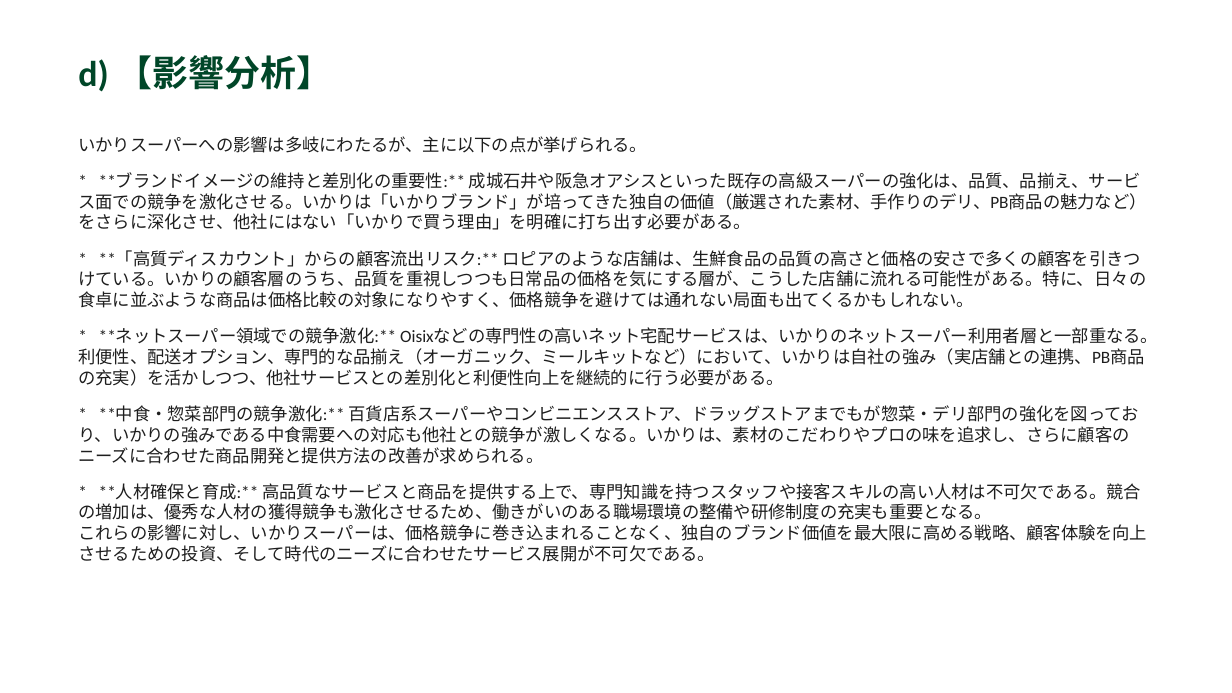
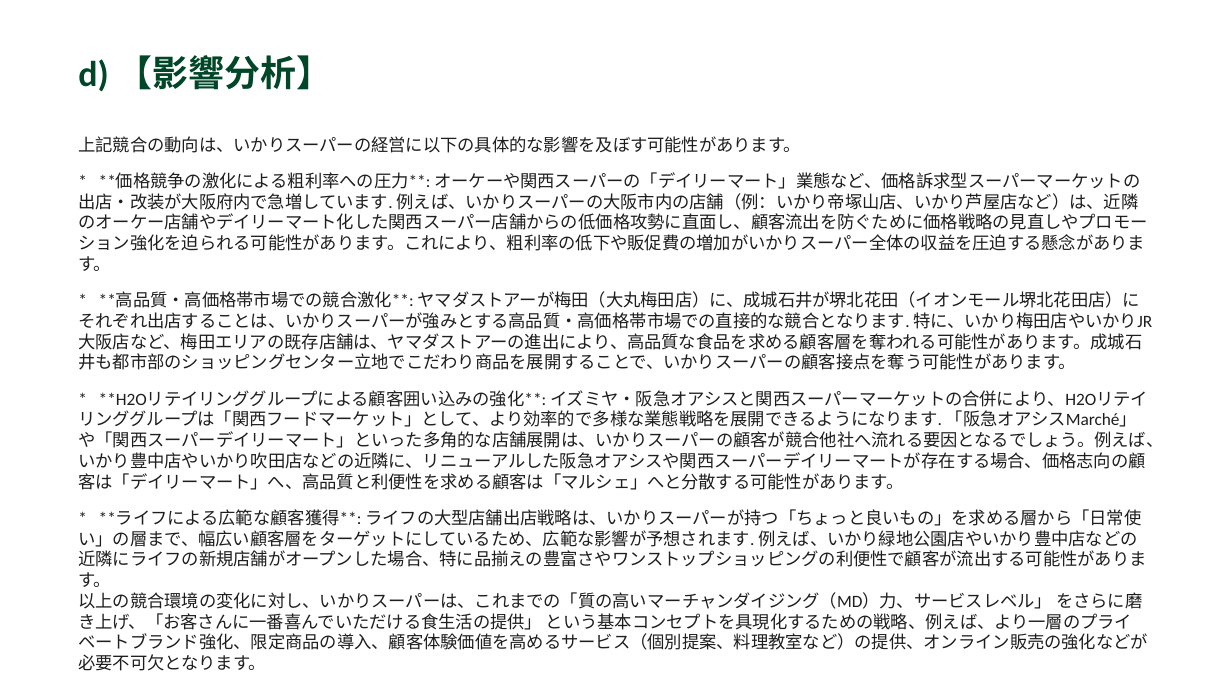
Before and after one commit to yutatbgt-bit/Competitive-research, a slide deck: slide 8 of report/2026_06_15_competitive_report.pptx (slide 5 before the commit). Drawn at 1232x693 pixels with LibreOffice and Linux fonts; fonts in the diff are those of the drawing. Boxes give left, top, right and bottom in pixels: in the first picture for what was removed or moved away, otherwise in the second. Text is boxed around its words. In the diff, an @@ line names an element or a change of style, - is before the commit and + after.

```diff
--- a/report/2026_06_15_competitive_report.pptx
+++ b/report/2026_06_15_competitive_report.pptx
@@ text at (78,136,1163,630): text changed @@
-いかりスーパーへの影響は多岐にわたるが、主に以下の点が挙げられる。
-* **ブランドイメージの維持と差別化の重要性:** 成城石井や阪急オアシスといった既存の高級スーパーの強化は、品質、品揃え、サービス面での競争を激化させる。いかりは「いかりブランド」が培ってきた独自の価値（厳選された素材、手作りのデリ、PB商品の魅力など）をさらに深化させ、他社にはない「いかりで買う理由」を明確に打ち出す必要がある。
-* **「高質ディスカウント」からの顧客流出リスク:** ロピアのような店舗は、生鮮食品の品質の高さと価格の安さで多くの顧客を引きつけている。いかりの顧客層のうち、品質を重視しつつも日常品の価格を気にする層が、こうした店舗に流れる可能性がある。特に、日々の食卓に並ぶような商品は価格比較の対象になりやすく、価格競争を避けては通れない局面も出てくるかもしれない。
-* **ネットスーパー領域での競争激化:** Oisixなどの専門性の高いネット宅配サービスは、いかりのネットスーパー利用者層と一部重なる。利便性、配送オプション、専門的な品揃え（オーガニック、ミールキットなど）において、いかりは自社の強み（実店舗との連携、PB商品の充実）を活かしつつ、他社サービスとの差別化と利便性向上を継続的に行う必要がある。
-* **中食・惣菜部門の競争激化:** 百貨店系スーパーやコンビニエンスストア、ドラッグストアまでもが惣菜・デリ部門の強化を図っており、いかりの強みである中食需要への対応も他社との競争が激しくなる。いかりは、素材のこだわりやプロの味を追求し、さらに顧客のニーズに合わせた商品開発と提供方法の改善が求められる。
-* **人材確保と育成:** 高品質なサービスと商品を提供する上で、専門知識を持つスタッフや接客スキルの高い人材は不可欠である。競合の増加は、優秀な人材の獲得競争も激化させるため、働きがいのある職場環境の整備や研修制度の充実も重要となる。
-これらの影響に対し、いかりスーパーは、価格競争に巻き込まれることなく、独自のブランド価値を最大限に高める戦略、顧客体験を向上させるための投資、そして時代のニーズに合わせたサービス展開が不可欠である。
+上記競合の動向は、いかりスーパーの経営に以下の具体的な影響を及ぼす可能性があります。
+* **価格競争の激化による粗利率への圧力**: オーケーや関西スーパーの「デイリーマート」業態など、価格訴求型スーパーマーケットの出店・改装が大阪府内で急増しています. 例えば、いかりスーパーの大阪市内の店舗（例：いかり帝塚山店、いかり芦屋店など）は、近隣のオーケー店舗やデイリーマート化した関西スーパー店舗からの低価格攻勢に直面し、顧客流出を防ぐために価格戦略の見直しやプロモーション強化を迫られる可能性があります。これにより、粗利率の低下や販促費の増加がいかりスーパー全体の収益を圧迫する懸念があります。
+* **高品質・高価格帯市場での競合激化**: ヤマダストアーが梅田（大丸梅田店）に、成城石井が堺北花田（イオンモール堺北花田店）にそれぞれ出店することは、いかりスーパーが強みとする高品質・高価格帯市場での直接的な競合となります. 特に、いかり梅田店やいかりJR大阪店など、梅田エリアの既存店舗は、ヤマダストアーの進出により、高品質な食品を求める顧客層を奪われる可能性があります。成城石井も都市部のショッピングセンター立地でこだわり商品を展開することで、いかりスーパーの顧客接点を奪う可能性があります。
+* **H2Oリテイリンググループによる顧客囲い込みの強化**: イズミヤ・阪急オアシスと関西スーパーマーケットの合併により、H2Oリテイリンググループは「関西フードマーケット」として、より効率的で多様な業態戦略を展開できるようになります. 「阪急オアシスMarché」や「関西スーパーデイリーマート」といった多角的な店舗展開は、いかりスーパーの顧客が競合他社へ流れる要因となるでしょう。例えば、いかり豊中店やいかり吹田店などの近隣に、リニューアルした阪急オアシスや関西スーパーデイリーマートが存在する場合、価格志向の顧客は「デイリーマート」へ、高品質と利便性を求める顧客は「マルシェ」へと分散する可能性があります。
+* **ライフによる広範な顧客獲得**: ライフの大型店舗出店戦略は、いかりスーパーが持つ「ちょっと良いもの」を求める層から「日常使い」の層まで、幅広い顧客層をターゲットにしているため、広範な影響が予想されます. 例えば、いかり緑地公園店やいかり豊中店などの近隣にライフの新規店舗がオープンした場合、特に品揃えの豊富さやワンストップショッピングの利便性で顧客が流出する可能性があります。
+以上の競合環境の変化に対し、いかりスーパーは、これまでの「質の高いマーチャンダイジング（MD）力、サービスレベル」 をさらに磨き上げ、「お客さんに一番喜んでいただける食生活の提供」 という基本コンセプトを具現化するための戦略、例えば、より一層のプライベートブランド強化、限定商品の導入、顧客体験価値を高めるサービス（個別提案、料理教室など）の提供、オンライン販売の強化などが必要不可欠となります。
```
Also in this commit, not shown: 4 other slides changed, 3 slides added, 3 other files.
